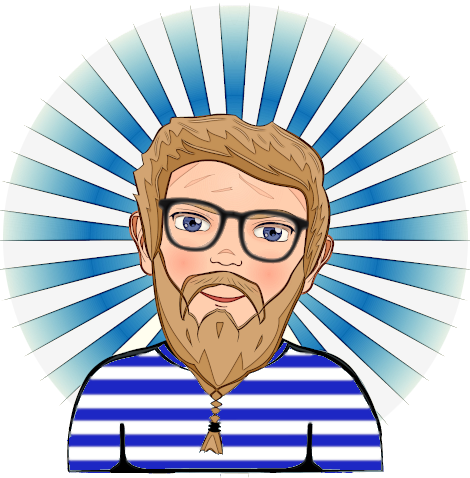
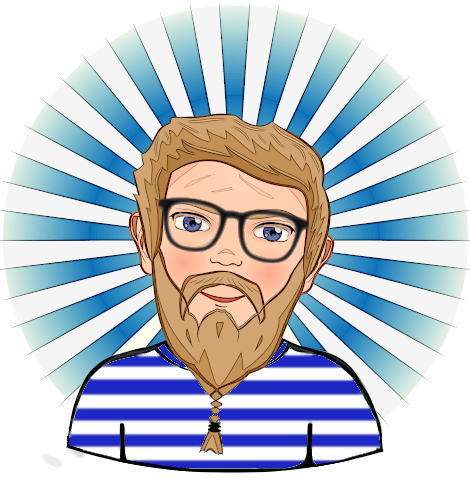
Layers edited between the first and the second w=470, h=478 image:
added layer "Visible #4" above "Visible #3" over [42, 432, 385, 473]
hid "Visible #3" over [42, 432, 385, 478]
